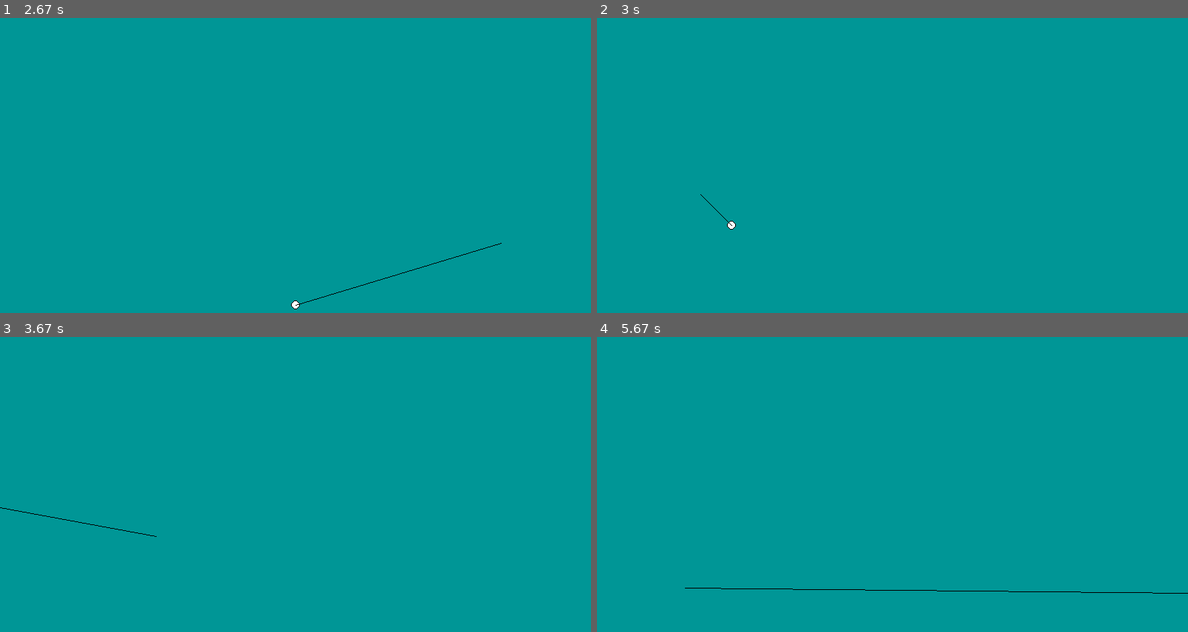
Above: before the commit, frames 1-4 (two rows, left to right).
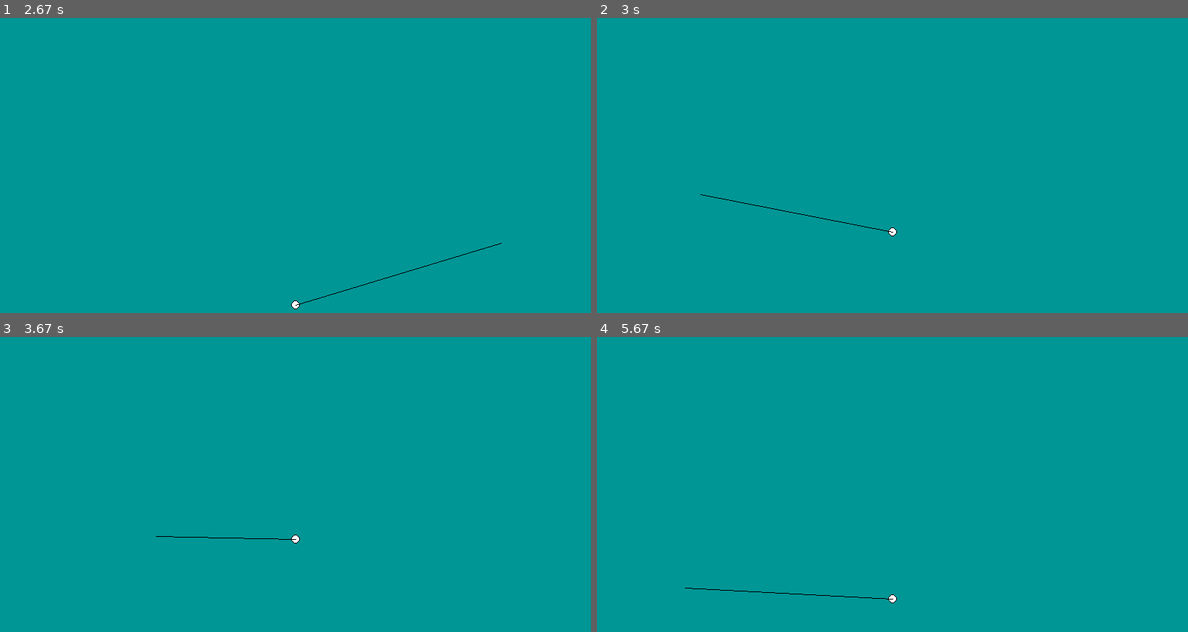
Above: after the commit, the same moments.

Repository: InfinityProgrammers/pygame-and-physic
Game: pygame game, started from naukaa/ball.py
The game is run twice, just before and just after one commit, with the same random seed, the same clock (stepped at 60 frames per second) and the same inputs.
Inputs (mouse positions are in pixels of both pictures, inside the frame that each line leads up to):
- Up to frame 1 (2.67 s): click (295, 165) at 0.38 s; click (354, 230) at 0.72 s; click (514, 268) at 1.05 s; click (153, 106) at 1.38 s; click (295, 200) at 1.72 s; click (212, 103) at 2.05 s; click (502, 242) at 2.38 s
- Up to frame 2 (3 s): click (703, 195) at 2.72 s
- Up to frame 3 (3.67 s): click (124, 425) at 3.05 s; click (153, 537) at 3.38 s
- Up to frame 4 (5.67 s): click (1105, 552) at 3.72 s; click (715, 593) at 4.05 s; click (709, 502) at 4.38 s; click (927, 567) at 4.72 s; click (998, 581) at 5.05 s; click (685, 587) at 5.38 s

Frame 1 is identical in both runs. In frame 2, 0.2% of the frame differs, in the area x 17-51%, y 59-74%; in frame 3, 0.2%; in frame 4, 0.3%, in the area x 16-100%, y 85-91%.

Commit message:
Add files via upload

Diff:
--- a/naukaa/ball.py
+++ b/naukaa/ball.py
@@ -25,10 +25,11 @@
 
 golfball = pilka(400, 394, 6, (255, 255, 255))
 shoot = False
+bound = False
 gravacc = 0.04
 vel = Vector2(0, 0)
-
-
+times1 = 1
+times2 = 1
 while True:
     golfball.delta += golfball.clock.tick()/ 1000.0
     pos = pygame.mouse.get_pos()
@@ -37,13 +38,24 @@
     while golfball.delta > 1/golfball.tickrate:
         golfball.delta -= 1/golfball.tickrate
         if shoot:
+            golfball.x += vel.x
+            golfball.y += vel.y
+            vel.y += gravacc
             if golfball.y > 394:
-                golfball.y = 394
-                shoot = False
-            else:
+                times1+=0.6
+                times2+=0.2
+                vel.x = round(math.cos(math.radians(angle)) * power) / (12*times2)
+                vel.y = -round(math.sin(math.radians(angle)) * power) / (12 * times1)
+                vel.y += gravacc
                 golfball.x += vel.x
                 golfball.y += vel.y
-                vel.y += gravacc
+                bound = True
+                if abs(vel.x) < 0.1 and bound and abs(vel.y) < 0.2:
+                    golfball.y = 394
+                    shoot = False
+                    bound = False
+                    times1 = 1
+                    times2 = 1
         for event in pygame.event.get():
             if event.type == pygame.QUIT:
                 sys.exit(0)
@@ -51,12 +63,8 @@
                 if shoot == False:
                     shoot = True
                     posss = pygame.mouse.get_pos()
-                    print(posss)
                     poss = Vector2(posss[0] - golfball.x, posss[1] - golfball.y)
-                    x = golfball.x
-                    y = golfball.y
                     power = math.sqrt((golfball.x-posss[0])**2+(golfball.y-posss[1])**2)/3
                     angle = poss.angle_to(Vector2(1, 0))
-                    print(angle)
                     vel.x = round(math.cos(math.radians(angle)) * power) / 12
                     vel.y = -round(math.sin(math.radians(angle)) * power) / 12
